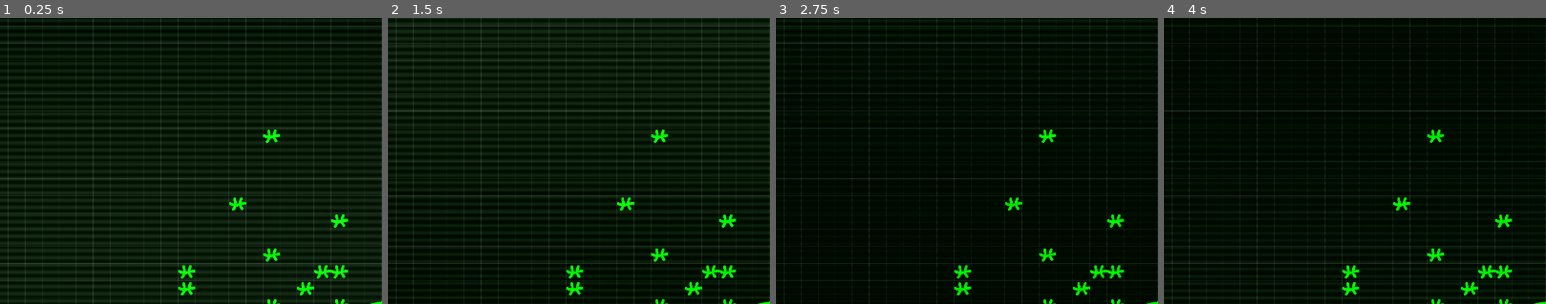
Above: before the commit, frames 1-4 (left to right).
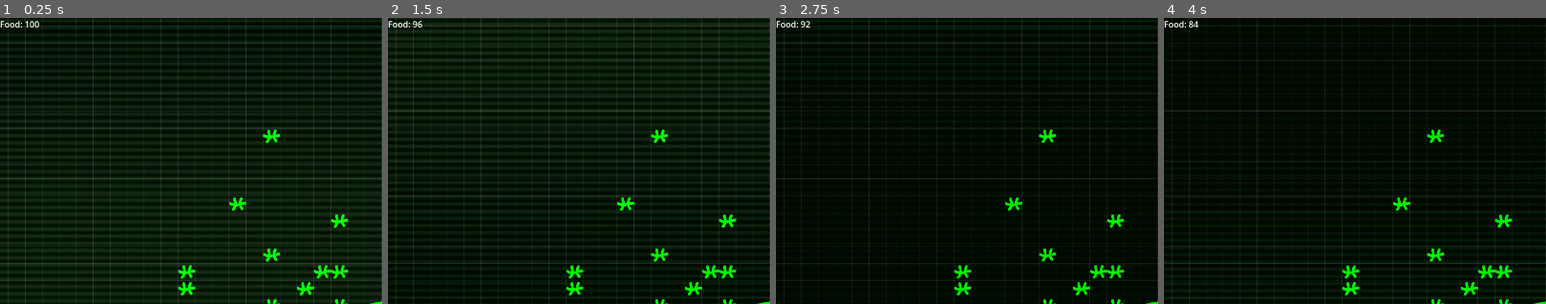
Above: after the commit, the same moments.

Repository: AlexHoratio/SATRAP
Game: Godot game, scene res://Scenes/satrap.tscn
Same seed, same stepped clock (60 frames per second), same inputs: the game is played once before the commit and once after it. This scene is started directly instead of the project's main scene.
Inputs:
- Up to frame 1 (0.25 s): no input
- Up to frame 2 (1.5 s): click ".------------. | Construction…" at 0.5 s; click ".--------. | Policies | | |" at 1.25 s
- Up to frame 3 (2.75 s): click ".--------. | Research | | |" at 2 s
- Up to frame 4 (4 s): click ".----------. | Population | |…" at 2.75 s; click ".---------. | Resources | | |" at 3.5 s
The pictures show only the part of the screen within x 0-50%, y 0-50%; the shares and areas given below are measured in that part.

The runs differ from the first frame. In frame 1, 0.1% of the frame differs, in the area x 0-11%, y 1-4%; in frame 2, 0.1%; in frame 3, 0.1%; in frame 4, 0.1%.

Commit message:
food eat

Diff:
--- a/Scenes/satrap.tscn
+++ b/Scenes/satrap.tscn
@@ -6,8 +6,6 @@
 [ext_resource type="Script" uid="uid://bskbhgy6al1hl" path="res://Scenes/tooltip.gd" id="3_yg0qq"]
 [ext_resource type="Script" uid="uid://cvgypix1816iu" path="res://Scenes/world.gd" id="4_iv1gs"]
 [ext_resource type="Script" uid="uid://bxhyagvikexol" path="res://Scenes/world_camera.gd" id="7_42a5o"]
-[ext_resource type="Texture2D" uid="uid://dj0nj16881k6" path="res://Graphics/image.png" id="7_yg0qq"]
-[ext_resource type="Texture2D" uid="uid://34yg22s20ts1" path="res://Graphics/72_Goeta_sigils.png" id="10_5jg8x"]
 
 [sub_resource type="Shader" id="Shader_u8pq8"]
 code = "shader_type canvas_item;
@@ -83,6 +81,16 @@
 shader_parameter/vinnette_alpla = 0.0
 shader_parameter/vinnette_inner_radius = 1000000.0
 
+[sub_resource type="GDScript" id="GDScript_af5lw"]
+script/source = "extends Label
+
+func _ready():
+	pass
+
+func _process(delta):
+	text = \"Food: \" + str(int(Ticks.resources[\"food\"]))
+"
+
 [node name="satrap" type="Control" unique_id=1710664835]
 layout_mode = 3
 anchors_preset = 15
@@ -381,6 +389,11 @@
 grow_horizontal = 2
 grow_vertical = 2
 color = Color(0, 0, 0, 1)
+
+[node name="food" type="Label" parent="CanvasLayer" unique_id=692823615]
+offset_right = 40.0
+offset_bottom = 23.0
+script = SubResource("GDScript_af5lw")
 
 [node name="Images" type="Sprite2D" parent="." unique_id=863690617]
 visible = false
@@ -437,14 +450,4 @@
 position_smoothing_speed = 20.0
 script = ExtResource("7_42a5o")
 
-[node name="72GoetaSigils" type="Sprite2D" parent="." unique_id=2011079186]
-visible = false
-position = Vector2(730, 520)
-texture = ExtResource("10_5jg8x")
-
-[node name="Image" type="Sprite2D" parent="." unique_id=1618146290]
-visible = false
-position = Vector2(362, 640)
-texture = ExtResource("7_yg0qq")
-
 [connection signal="pressed" from="asdfasd" to="." method="_on_asdfasd_pressed"]
--- a/Scripts/Ticks.gd
+++ b/Scripts/Ticks.gd
@@ -2,9 +2,16 @@
 
 signal tick
 
+var resources = {
+	"food": 100
+}
+
 var tick_id = 0
 var tick_speed = 1
 var tick_timer = 0
+
+func _ready():
+	tick.connect(proc_tick)
 
 func _process(delta):
 	tick_timer += delta
@@ -12,3 +19,19 @@
 		tick_timer -= tick_speed
 		tick_id += 1
 		emit_signal("tick")
+
+func proc_tick():
+	tick_production()
+	tick_consumption()
+
+func tick_production():
+	for building in get_tree().get_nodes_in_group("buildings"):
+		pass
+
+func tick_consumption():
+	var net_food_eat = 0
+	for building in get_tree().get_nodes_in_group("buildings"):
+		if building.building_name == "Civilian":
+			net_food_eat += 0.1
+
+	resources["food"] -= net_food_eat
